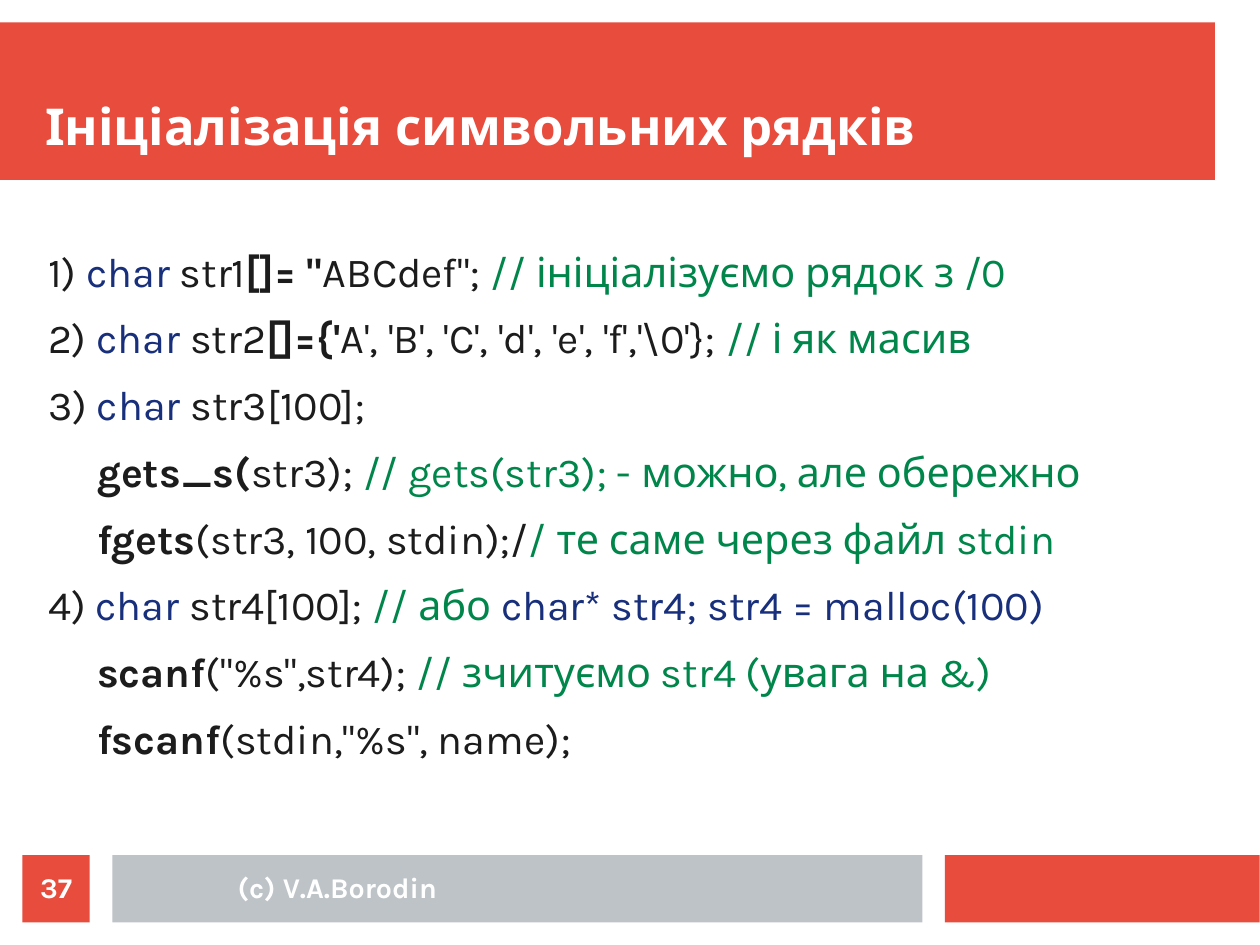
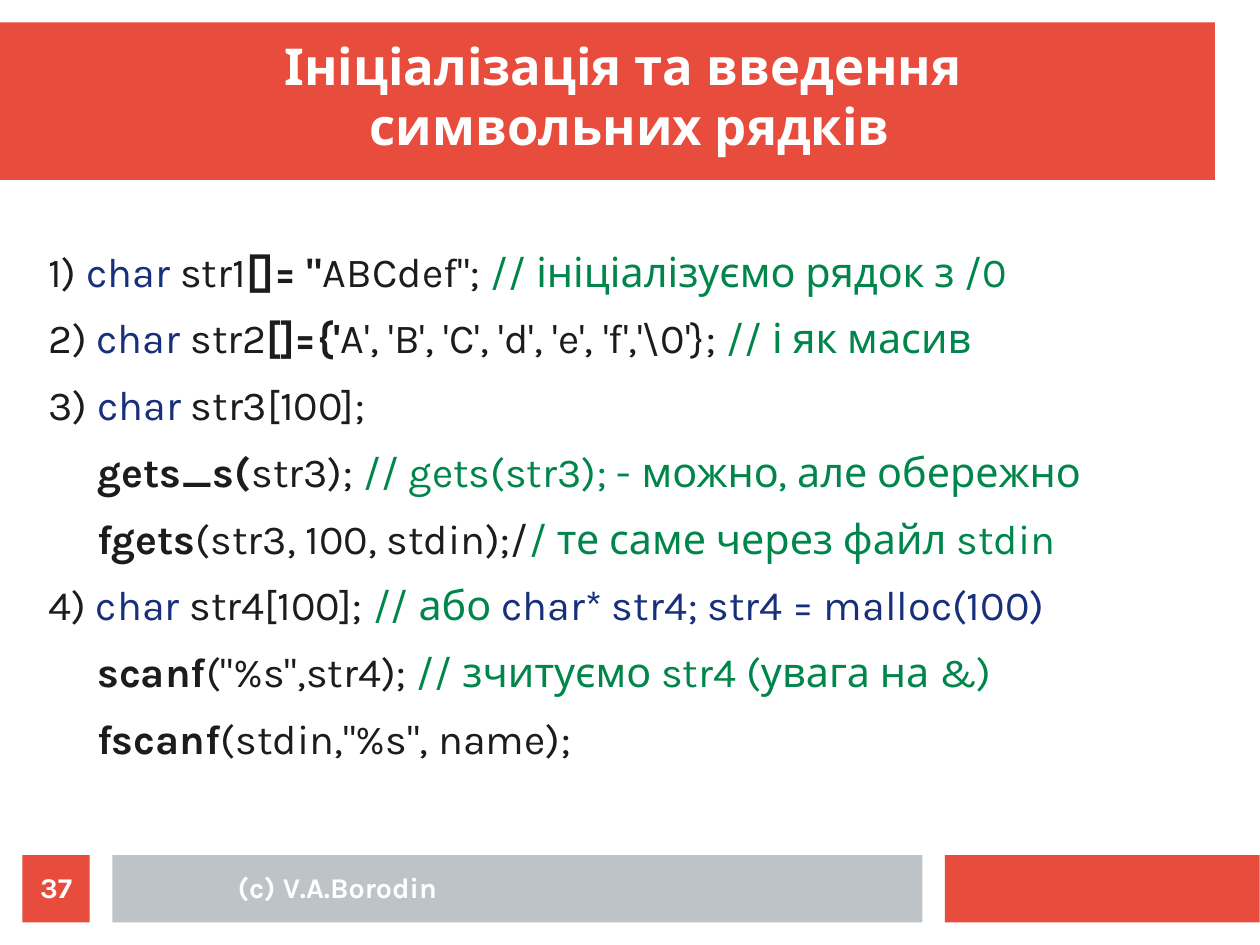
Before and after one commit to mecchmatProjects/CppCourse, a slide deck: slide 37 of Lect03/CppTutorUkr2.ppt. Drawn at 1260x945 pixels with LibreOffice and Linux fonts; fonts in the diff are those of the drawing. Boxes give left, top, right and bottom in pixels: in the first picture for what was removed or moved away, otherwise in the second. Text is boxed around its words. In the diff, an @@ line names an element or a change of style, - is before the commit and + after.

```diff
--- a/Lect03/CppTutorUkr2.ppt
+++ b/Lect03/CppTutorUkr2.ppt
@@ text at box(285, 46, 961, 157): text changed @@
-Ініціалізація символьних рядків
+Ініціалізація та введення
+символьних рядків
```
Also in this commit, not shown: 14 other slides changed, 1 slide added, 1 slide removed, 3 other files.
